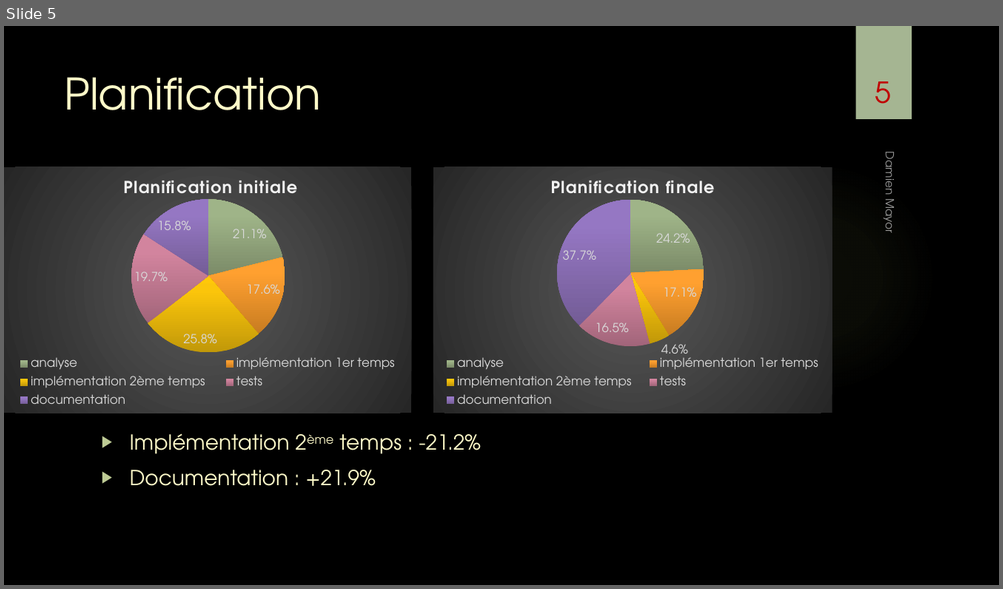
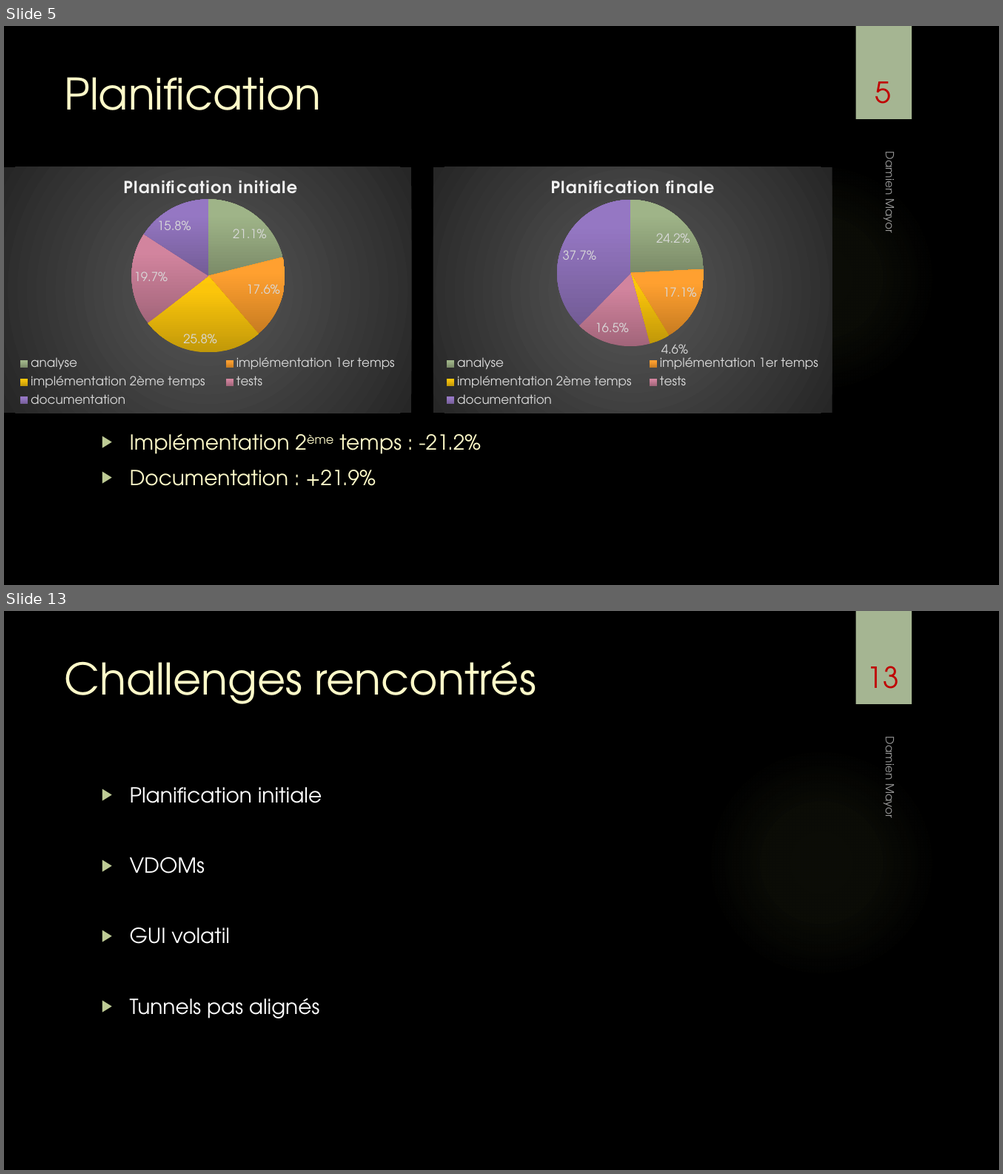
Before and after one commit to damienmayor/TPI, a slide deck: Présentation/Présentation TPI DMA.pptx. Shown one above the other, each under a label of ours: slide 5 before the commit, slides 5 and 13 after it; the slides between them are not shown. The pictures are 1003x589 and 1003x1174 pixels, drawn with LibreOffice and Linux fonts; fonts in the diff are those of the drawing; background and template pictures are left out. Boxes give left, top, right and bottom in pixels: in the first picture for what was removed or moved away, otherwise in the second. Text is boxed around its words. In the diff, an @@ line names an element or a change of style, - is before the commit and + after.

```diff
--- a/Présentation/Présentation TPI DMA.pptx
+++ b/Présentation/Présentation TPI DMA.pptx
@@ slide 13 added at (4, 611, 999, 1170), background picture (left out); not listed: 2 template elements that a slide beside it also shows @@
@@ title added at (64, 661, 536, 704), 42 pt, text #FEFAC9 @@
+Challenges rencontrés
@@ page number added at (867, 666, 899, 689), 28 pt, text #C00000 @@
+13
@@ text added at (879, 741, 899, 817), 11 pt, text #FFFFFF at 60% opacity @@
+Damien Mayor
@@ text added at (130, 787, 321, 1019), 20 pt, text #FFFFFF @@
+▶ Planification initiale
+▶ VDOMs
+▶ GUI volatil
+▶ Tunnels pas alignés
```
Also in this commit, not shown: 12 slides changed, 3 other slides added, 4 slides removed, 1 other file.
